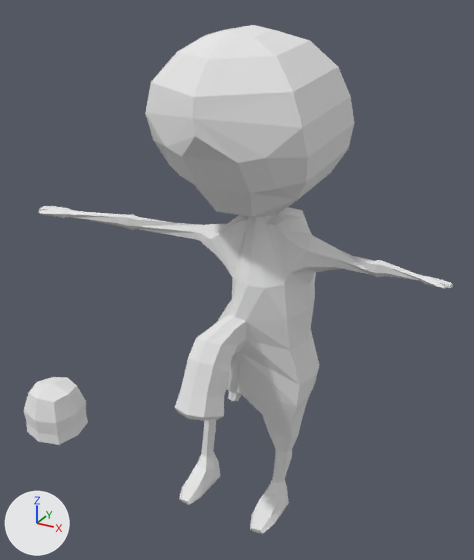
An edit to the Blender file ArtSources/embrionMonster.blend, drawn before and after from the same camera.
Both versions are drawn from a 50 mm lens placed at (2.09, -3.81, 3.89), pointed at (-0.08, 0.14, 1.91). The axes (+X, +Y, +Z) are drawn at lower left. The lights are the same throughout.

Names of what the first picture shows: 'Embrion', 'EmbrionMicroHead'.
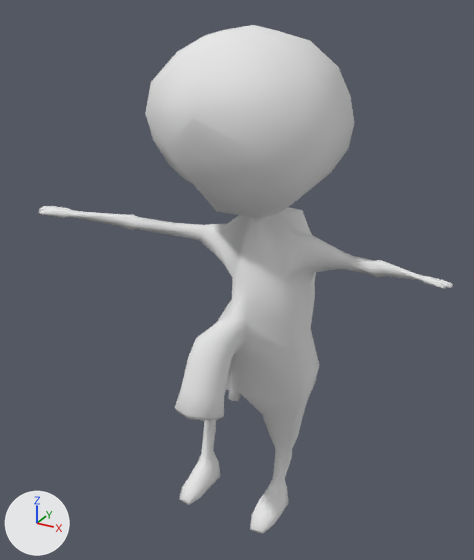
Location of each change, (x1, y1, x2, y2) in pixels of the pictures (474 x 560 px):
'EmbrionMicroHead', hidden
    before: (24, 377, 88, 445)
part 1 of me_cube_001, shading changed
    both: (39, 25, 453, 534)

Diff of the bpy script that builds the scene:
```diff
--- a/ArtSources/embrionMonster.blend.py
+++ b/ArtSources/embrionMonster.blend.py
@@ me_cube_001 @@
 me_cube_001.from_pydata(...)  # 501 vertices, 517 faces, 1 loose edge; spans x -1.89..1.48, y -0.72..0.6, z 0.0..3.7
 # used by ob_embrion; location = (0.0, 0.0, 0.0)
+# me_cube_001 part 1: all faces are now shaded smooth (517 of 517 changed)
 me_cube_001.materials.append(mat_material)
@@ ob_embrionmicrohead @@
 ob_embrionmicrohead.location = (-2.0, 0.0, 0.0)
+ob_embrionmicrohead.hide_viewport = True
```
